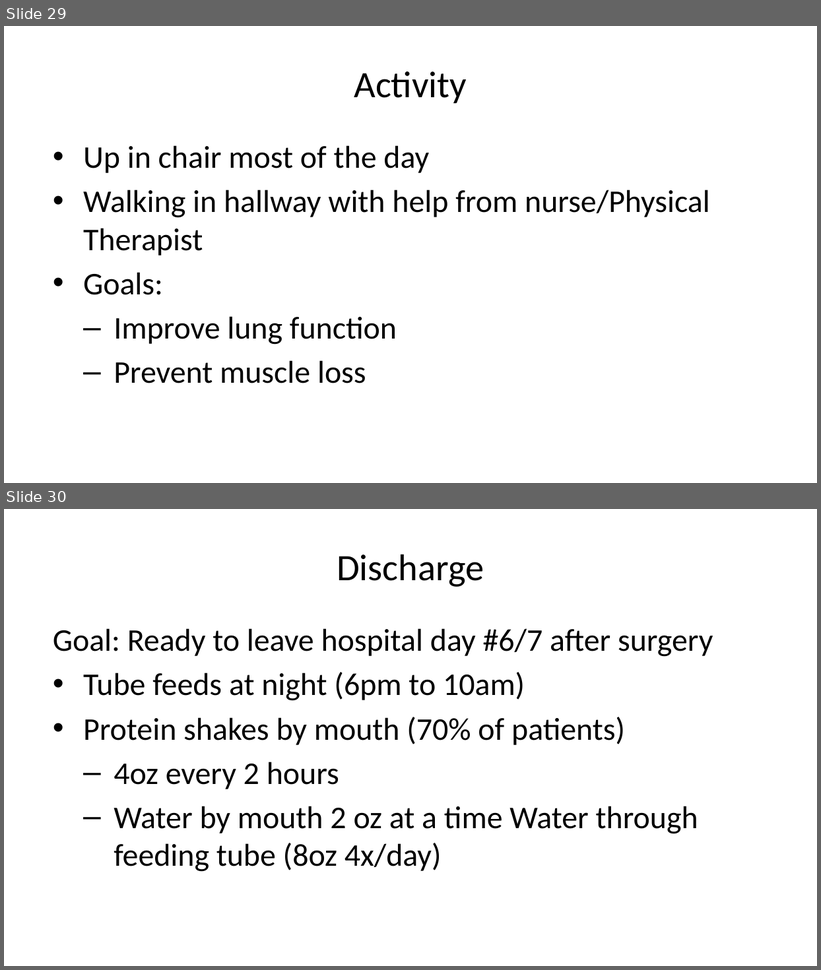
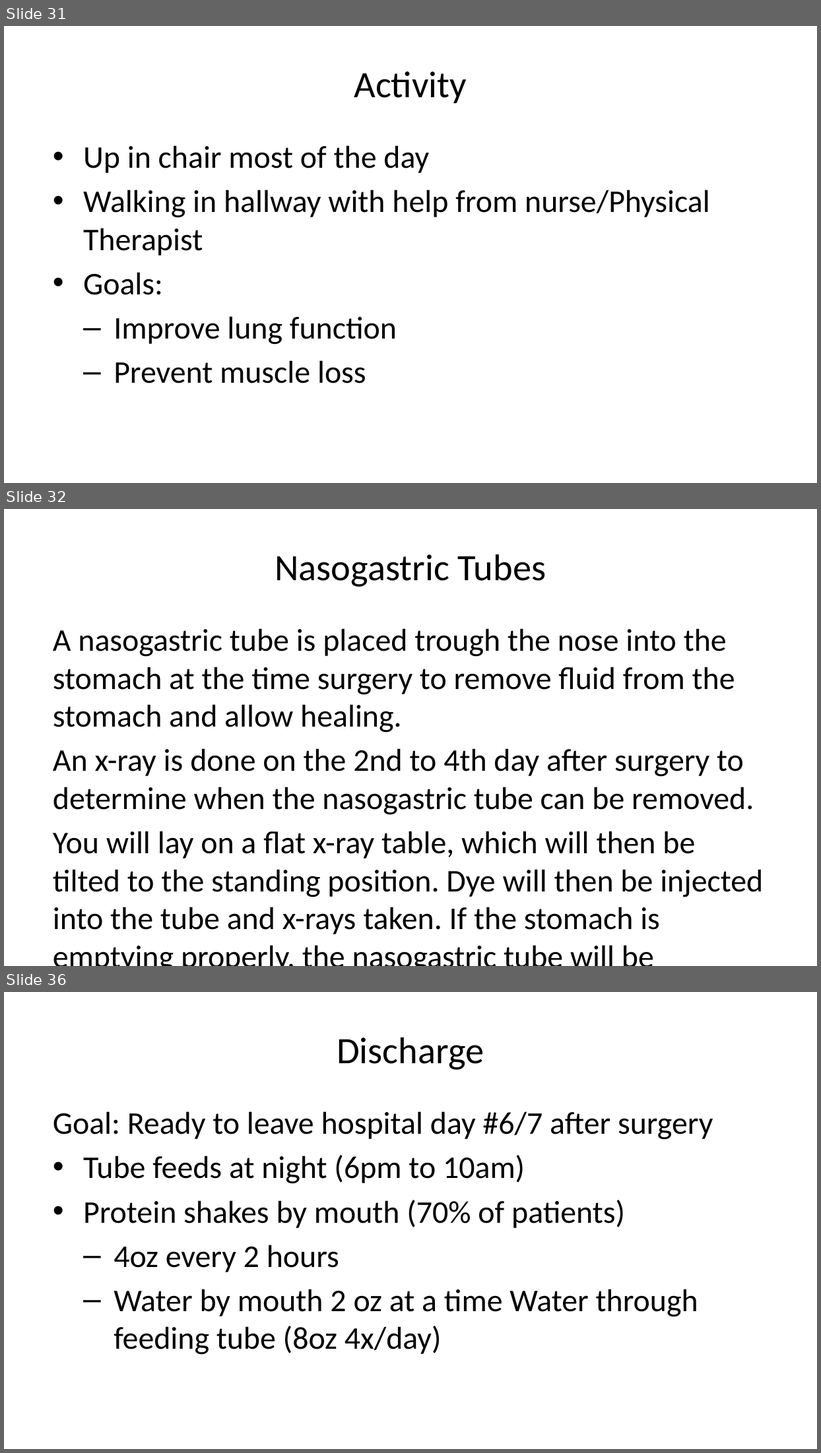
Before and after one commit to jcsalo/patient_education, a slide deck: lci_surgery.pptx. Shown one above the other, each under a label of ours: slides 29 and 30 before the commit, slides 31, 32 and 36 after it; the slides between them are not shown. The pictures are 821x970 and 821x1453 pixels, drawn with LibreOffice and Linux fonts; fonts in the diff are those of the drawing. Boxes give left, top, right and bottom in pixels: in the first picture for what was removed or moved away, otherwise in the second. Text is boxed around its words. In the diff, an @@ line names an element or a change of style, - is before the commit and + after.

```diff
--- a/lci_surgery.pptx
+++ b/lci_surgery.pptx
@@ slide 32 added at (4,509,817,966), background #FFFFFF @@
@@ title added at (275,554,546,587), 33 pt, text #000000 @@
+Nasogastric Tubes
@@ text added at (53,628,763,930), 28 pt, text #000000 @@
+A nasogastric tube is placed trough the nose into the stomach at the time surgery to remove fluid from the stomach and allow healing.
+An x-ray is done on the 2nd to 4th day after surgery to determine when the nasogastric tube can be removed.
+You will lay on a flat x-ray table, which will then be tilted to the standing position. Dye will then be injected into the tube and x-rays taken. If the stomach is emptying properly, the nasogastric tube will be removed.
@@ what was slide 29 is now slide 31 @@
@@ what was slide 30 is now slide 36 @@
```
Also in this commit, not shown: 5 other slides added, 38 other files.
